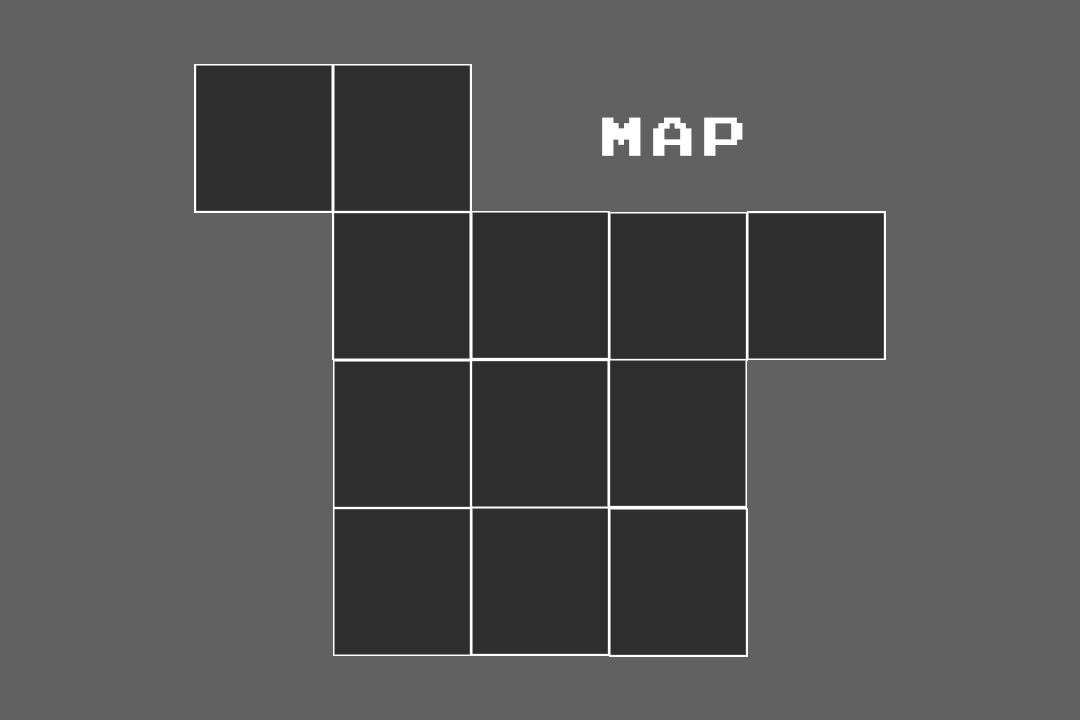
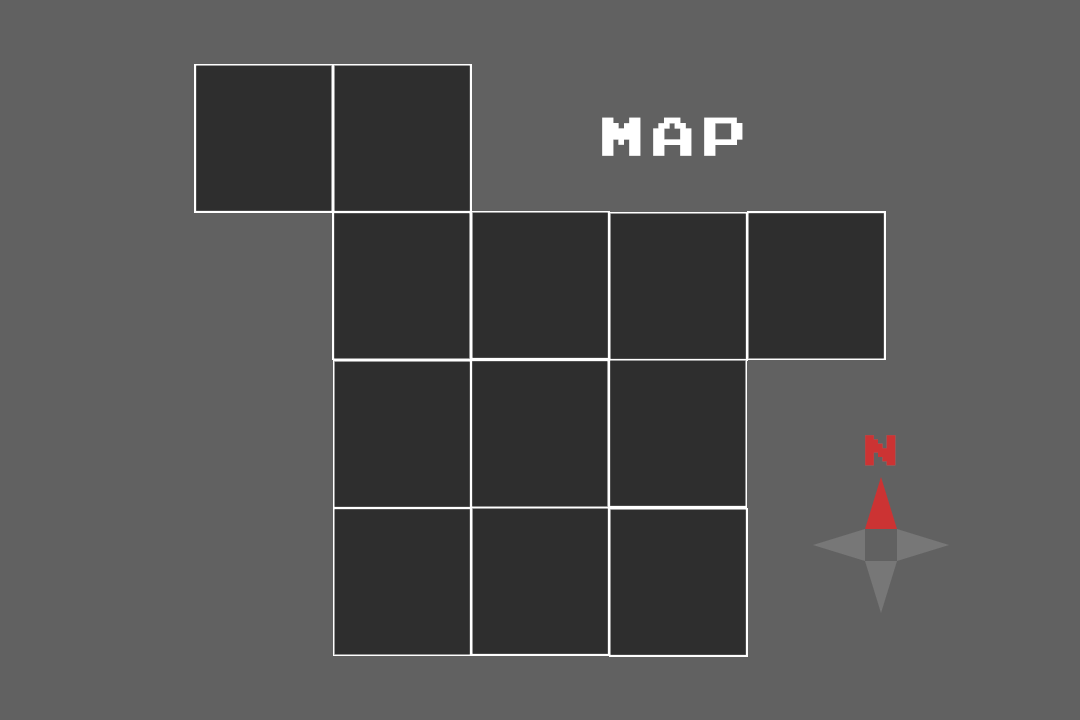
The second 1080 x 720 image is a revision of the first. Changes to its layers:
added layer "Triangle 1 copy 3" above "Triangle 1 copy 2" over [865, 561, 897, 613]
added layer "Triangle 1 copy 2" above "Triangle 1 copy" over [813, 529, 865, 561]
added layer "Triangle 1 copy" above "Triangle 1" over [897, 529, 949, 561]
added layer "Triangle 1" above "n" over [865, 477, 897, 529]
added layer "n" above "map" over [865, 435, 896, 466]
